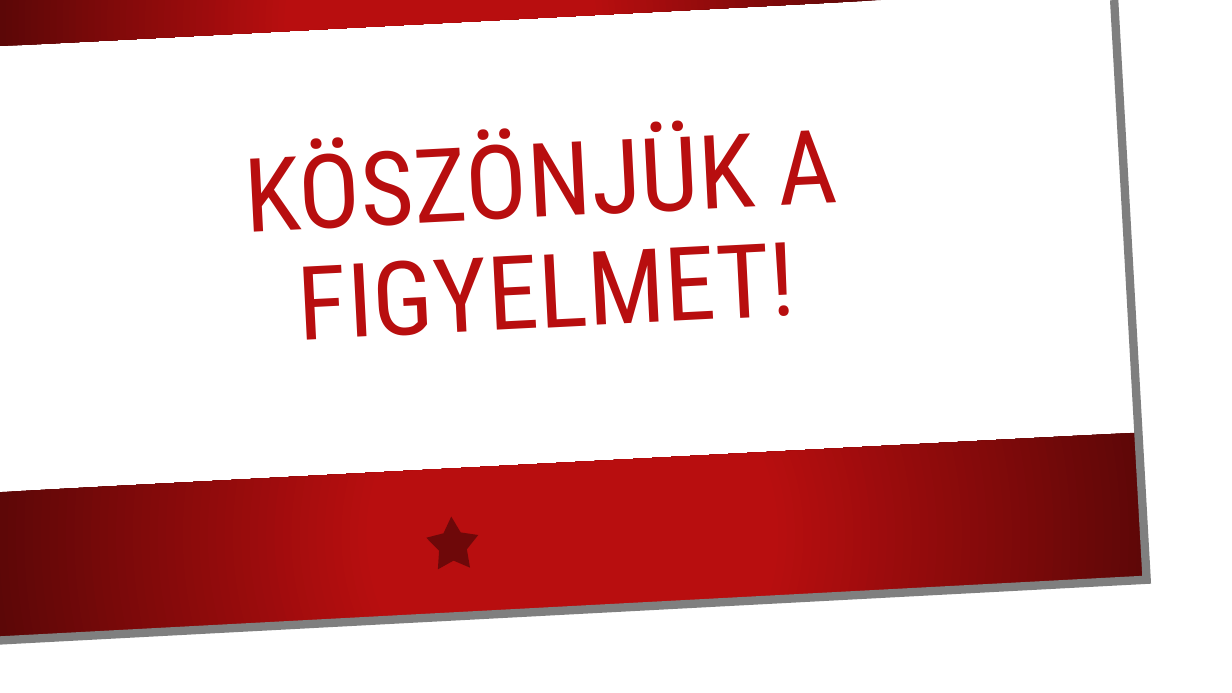
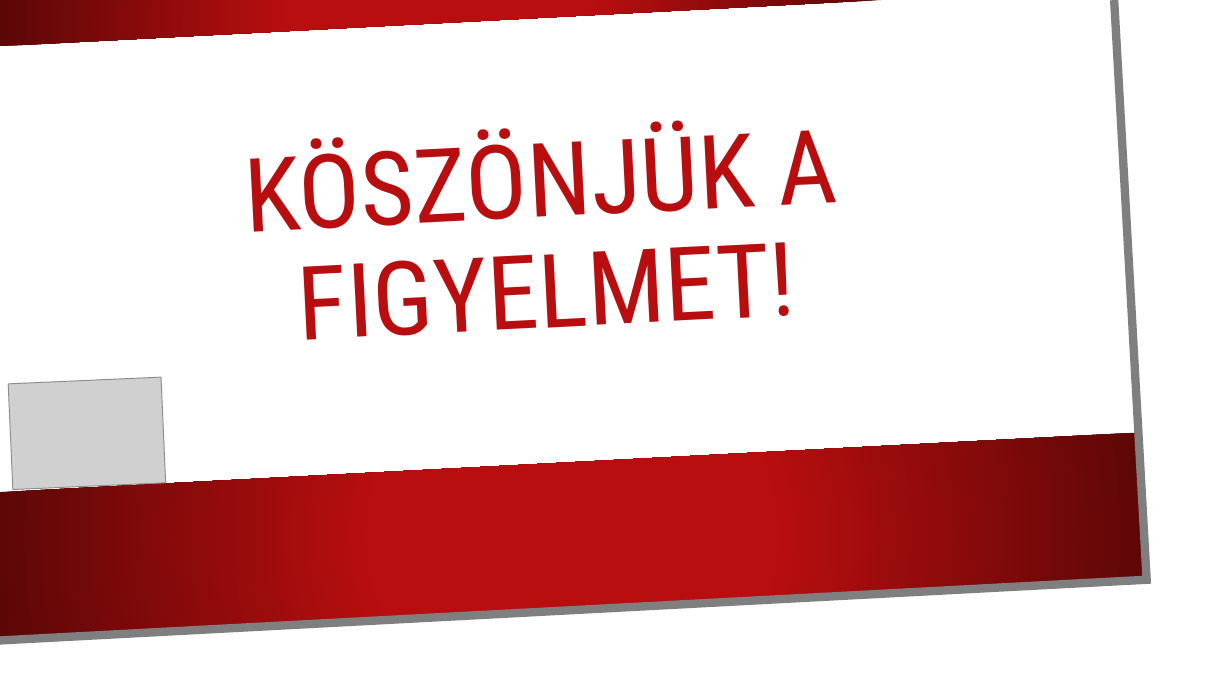
Before and after one commit to karpatililiana/Csapatmunka2.0, a slide deck: slide 8 of Programbemutató.pptx. Drawn at 1232x693 pixels with LibreOffice and Linux fonts; fonts in the diff are those of the drawing; grey boxes stand for pictures; background and template pictures are left out. Boxes give left, top, right and bottom in pixels: in the first picture for what was removed or moved away, otherwise in the second. Text is boxed around its words. In the diff, an @@ line names an element or a change of style, - is before the commit and + after.

```diff
--- a/Programbemutató.pptx
+++ b/Programbemutató.pptx
@@ picture added at <box>8,377,166,490</box> @@
@@ star removed at <box>426,515,480,570</box> @@
```
Also in this commit, not shown: 4 other slides changed, 2 slides added, 2 slides removed.
